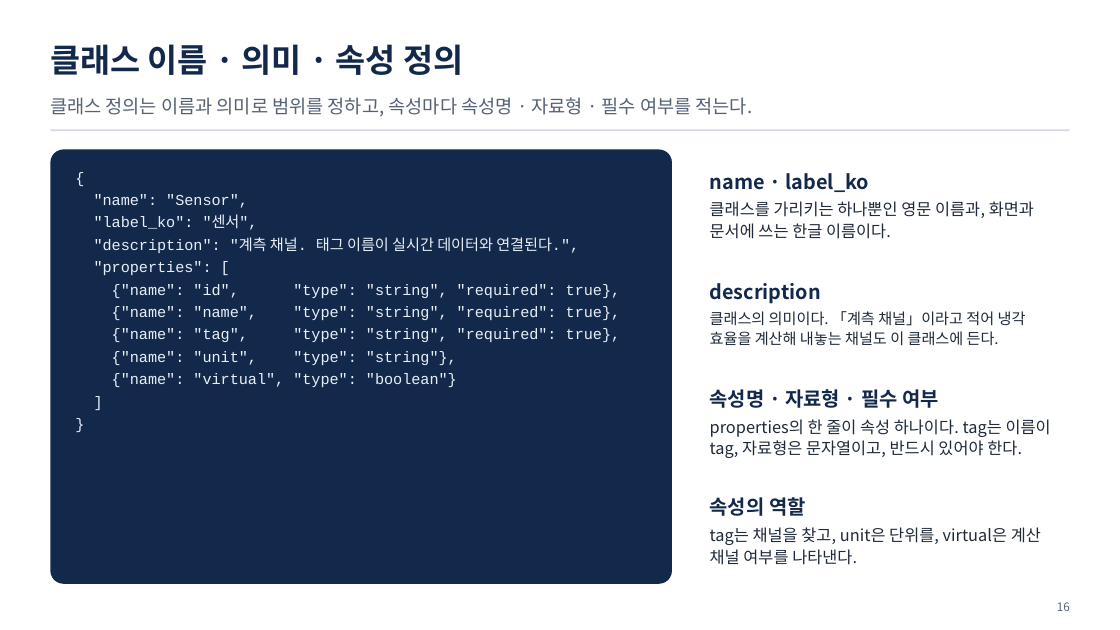
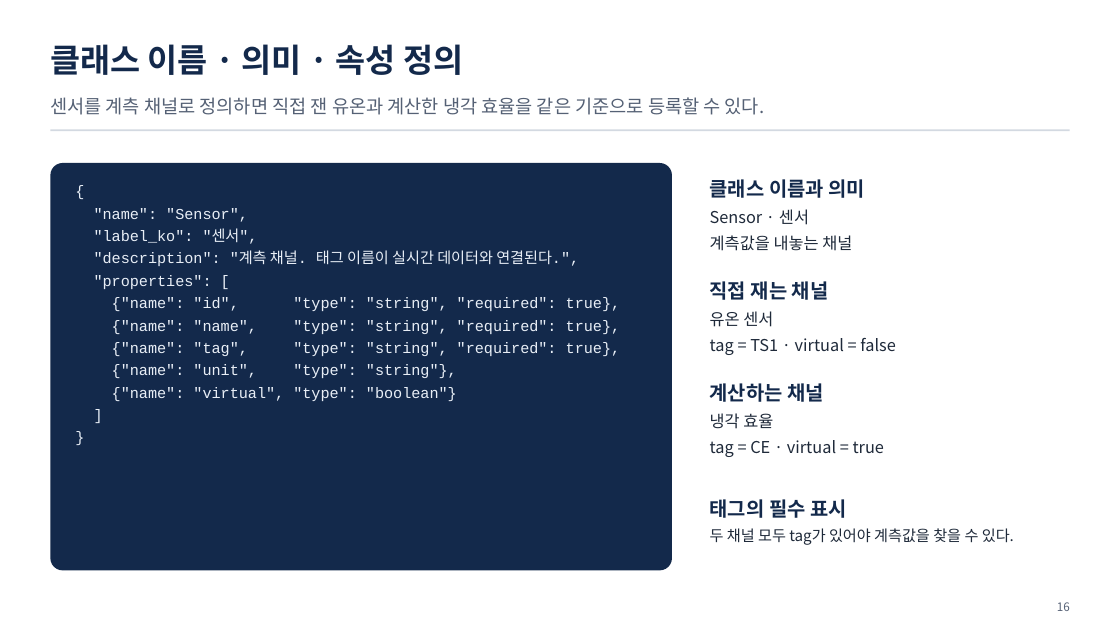
Before and after one commit to uengine-oss/hyd-iot-edu, a slide deck: slide 16 of workspace/강의제작/산출물/통합반/이론_오프라인/02회차/통합반_오프라인_02회차.pptx. Drawn at 1120x630 pixels with LibreOffice and Linux fonts; fonts in the diff are those of the drawing. Boxes give left, top, right and bottom in pixels: in the first picture for what was removed or moved away, otherwise in the second. Text is boxed around its words. In the diff, an @@ line names an element or a change of style, - is before the commit and + after.

Commit message:
통합반 2회차 현장 12-22장 화면과 강사용 발표자 노트를 확정

```diff
--- a/workspace/강의제작/산출물/통합반/이론_오프라인/02회차/통합반_오프라인_02회차.pptx
+++ b/workspace/강의제작/산출물/통합반/이론_오프라인/02회차/통합반_오프라인_02회차.pptx
@@ text at bbox=[50, 97, 765, 115]: text changed @@
-클래스 정의는 이름과 의미로 범위를 정하고, 속성마다 속성명 · 자료형 · 필수 여부를 적는다.
+센서를 계측 채널로 정의하면 직접 잰 유온과 계산한 냉각 효율을 같은 기준으로 등록할 수 있다.
@@ rounded rectangle: place and size @@
-rounded rectangle at bbox=[50, 150, 672, 584]
+rounded rectangle at bbox=[50, 163, 672, 571]
@@ text "{": place and size @@
-text "{" at bbox=[94, 194, 621, 387]
+text "{" at bbox=[94, 208, 621, 401]
@@ text at bbox=[710, 179, 865, 251]: text changed @@
-name · label_ko
-클래스를 가리키는 하나뿐인 영문 이름과, 화면과 문서에 쓰는 한글 이름이다.
+클래스 이름과 의미
+Sensor · 센서
+계측값을 내놓는 채널
@@ text at bbox=[710, 281, 896, 355]: text changed; size 13 to 14 pt @@
-description
-클래스의 의미이다. 「계측 채널」이라고 적어 냉각 효율을 계산해 내놓는 채널도 이 클래스에 든다.
+직접 재는 채널
+유온 센서
+tag = TS1 · virtual = false
@@ text at bbox=[710, 383, 884, 457]: text changed @@
-속성명 · 자료형 · 필수 여부
-properties의 한 줄이 속성 하나이다. tag는 이름이 tag, 자료형은 문자열이고, 반드시 있어야 한다.
+계산하는 채널
+냉각 효율
+tag = CE · virtual = true
@@ text at bbox=[710, 499, 1014, 545]: text changed; size 14 to 13 pt @@
-속성의 역할
-tag는 채널을 찾고, unit은 단위를, virtual은 계산 채널 여부를 나타낸다.
+태그의 필수 표시
+두 채널 모두 tag가 있어야 계측값을 찾을 수 있다.
```
Also in this commit, not shown: 10 other slides changed, 9 other files.
